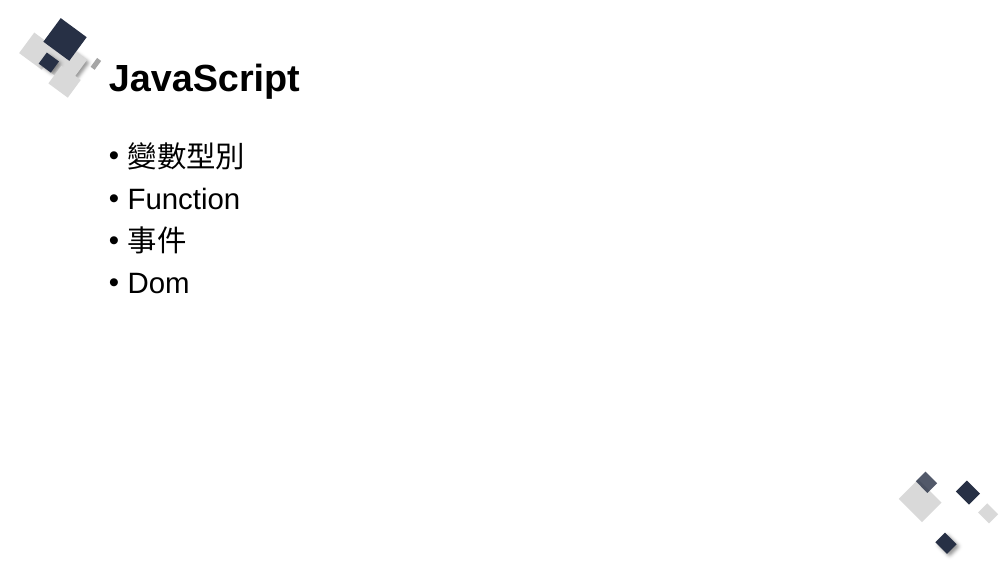
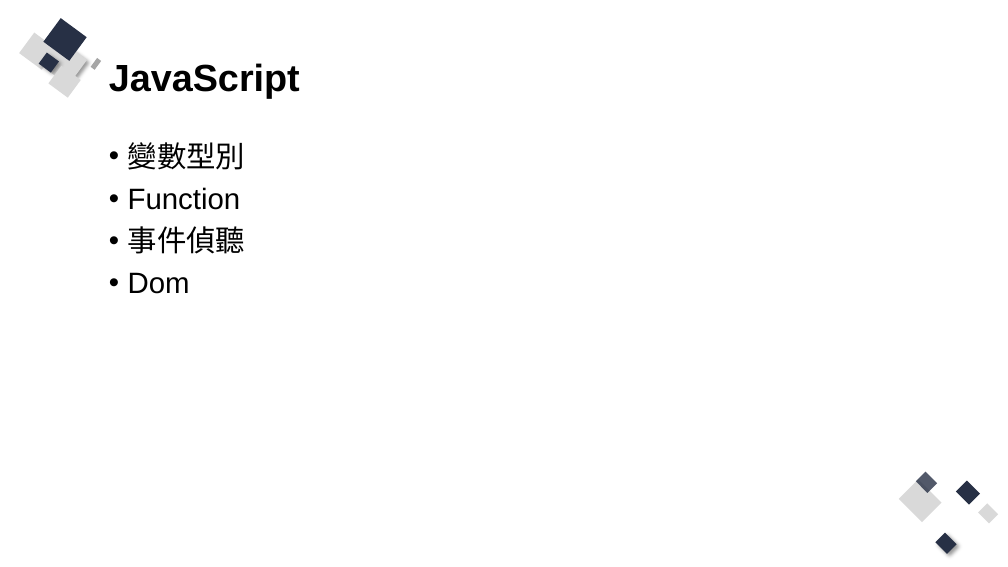
Before and after one commit to Q81JIAXIONG/-, a slide deck: slide 22 of 投影片/1.網頁基礎.pptx. Drawn at 1008x567 pixels with LibreOffice and Linux fonts; fonts in the diff are those of the drawing. Boxes give left, top, right and bottom in pixels: in the first picture for what was removed or moved away, otherwise in the second. Text is boxed around its words. In the diff, an @@ line names an element or a change of style, - is before the commit and + after.

```diff
--- a/投影片/1.網頁基礎.pptx
+++ b/投影片/1.網頁基礎.pptx
@@ text at bbox=[128, 226, 245, 254]: text changed @@
-• 事件
+• 事件偵聽
```
Also in this commit, not shown: 5 other slides changed, 21 other files.
